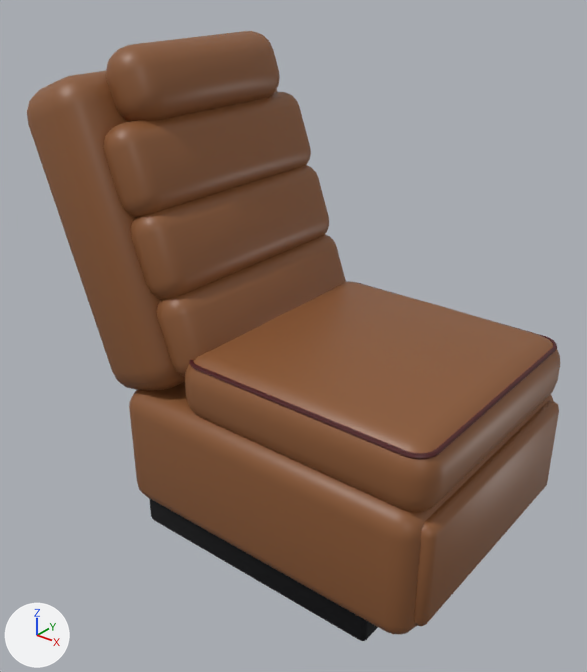
One commit to the glTF model www/models/seat_club.glb: the scene before it, then after it.
Camera for both pictures: a 50 mm camera at (0.938, -1.382, 1.328) aimed at (-0.136, -0.039, 0.495). Arrows for +X, +Y and +Z are at lower left; the lights stay in place. The picture after the commit comes second. Objects named as collision shapes, trigger or cutter boxes, shadow casters or lower levels of detail are left out.

Names of what the first picture shows: 'BackBody_LOD0', 'Base_LOD0', 'Cushion_LOD0', 'Footrest_LOD0', 'Headrest_LOD0', 'Plinth_LOD0', 'Roll0_LOD0', 'Roll1_LOD0', 'Roll2_LOD0', 'Welt_LOD0'.
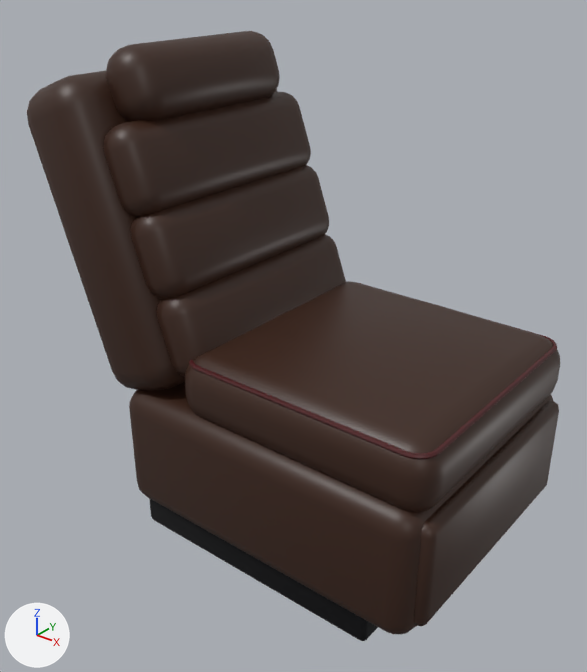
What differs and where, as boxes (x1, y1, x2, y2) in the pictures (587 x 672 px):
'Cushion_LOD0', recoloured (darker): (185, 282, 560, 512) in both
'Base_LOD0', recoloured (darker): (129, 382, 553, 634) in both
'BackBody_LOD0', recoloured (darker): (27, 71, 278, 390) in both
'Roll2_LOD0', recoloured (darker): (104, 92, 311, 218) in both
'Roll1_LOD0', recoloured (darker): (131, 165, 329, 299) in both
'Footrest_LOD0', recoloured (darker): (414, 400, 559, 626) in both
'Headrest_LOD0', recoloured (darker): (106, 31, 280, 122) in both
'Roll0_LOD0', recoloured (darker): (157, 234, 346, 377) in both

What changed in the scene script:
```text
Add mat_leather_chocolate:
    mat_leather_chocolate = principled_material('leather_chocolate')
    mat_leather_chocolate.base_color = (0.044, 0.016, 0.008)  # brown #3b2216
    mat_leather_chocolate.roughness = 0.45
Change me_backbody_lod0:
    where me_backbody_lod0.from_pydata(...)  # 194 vertices, 384 faces; spans x -0.686..-0.273, y -0.34..0.34, z 0.362..1.074
    remove me_backbody_lod0.materials.append(mat_leather_caramel)  # brown #8b5935
    add me_backbody_lod0.materials.append(mat_leather_chocolate)  # brown #3b2216
Change me_base_lod0:
    where me_base_lod0.from_pydata(...)  # 194 vertices, 384 faces; spans x -0.42..0.38, y -0.34..0.34, z 0.075..0.385
    remove me_base_lod0.materials.append(mat_leather_caramel)  # brown #8b5935
    add me_base_lod0.materials.append(mat_leather_chocolate)  # brown #3b2216
Change me_cushion_lod0:
    where me_cushion_lod0.from_pydata(...)  # 218 vertices, 432 faces; spans x -0.25..0.39, y -0.32..0.32, z 0.36..0.536
    remove me_cushion_lod0.materials.append(mat_leather_caramel)  # brown #8b5935
    add me_cushion_lod0.materials.append(mat_leather_chocolate)  # brown #3b2216
Change me_footrest_lod0:
    where me_footrest_lod0.from_pydata(...)  # 68 vertices, 132 faces; spans x 0.35..0.4, y -0.305..0.305, z 0.11..0.36
    remove me_footrest_lod0.materials.append(mat_leather_caramel)  # brown #8b5935
    add me_footrest_lod0.materials.append(mat_leather_chocolate)  # brown #3b2216
Change me_headrest_lod0:
    where me_headrest_lod0.from_pydata(...)  # 192 vertices, 380 faces; spans x -0.519..-0.363, y -0.24..0.24, z 0.964..1.135
    remove me_headrest_lod0.materials.append(mat_leather_caramel)  # brown #8b5935
    add me_headrest_lod0.materials.append(mat_leather_chocolate)  # brown #3b2216
Change me_roll0_lod0:
    where me_roll0_lod0.from_pydata(...)  # 192 vertices, 380 faces; spans x -0.343..-0.191, y -0.3..0.3, z 0.437..0.64
    remove me_roll0_lod0.materials.append(mat_leather_caramel)  # brown #8b5935
    add me_roll0_lod0.materials.append(mat_leather_chocolate)  # brown #3b2216
Change me_roll1_lod0:
    where me_roll1_lod0.from_pydata(...)  # 192 vertices, 380 faces; spans x -0.406..-0.255, y -0.3..0.3, z 0.611..0.813
    remove me_roll1_lod0.materials.append(mat_leather_caramel)  # brown #8b5935
    add me_roll1_lod0.materials.append(mat_leather_chocolate)  # brown #3b2216
Change me_roll2_lod0:
    where me_roll2_lod0.from_pydata(...)  # 192 vertices, 380 faces; spans x -0.47..-0.318, y -0.3..0.3, z 0.785..0.987
    remove me_roll2_lod0.materials.append(mat_leather_caramel)  # brown #8b5935
    add me_roll2_lod0.materials.append(mat_leather_chocolate)  # brown #3b2216
```
